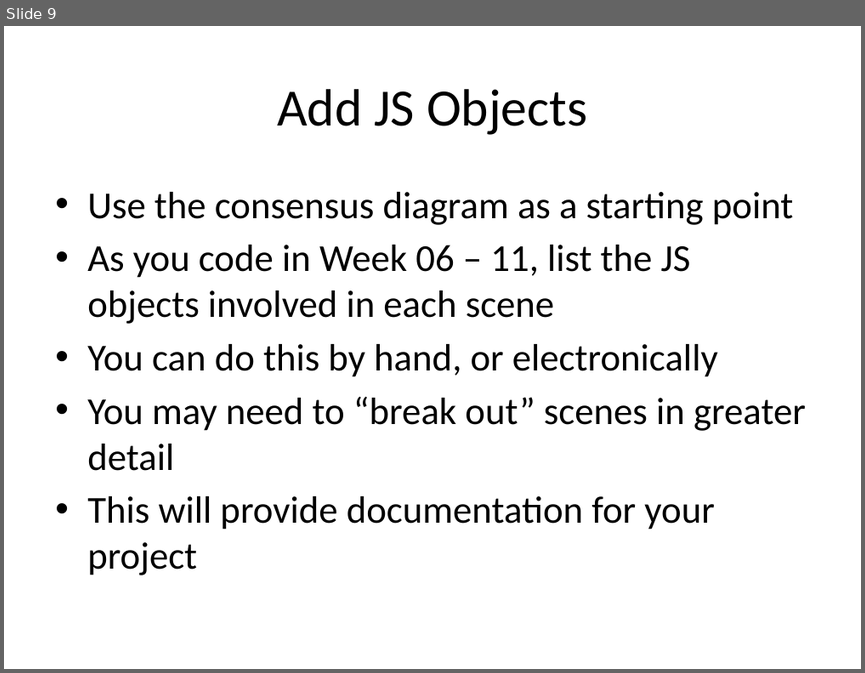
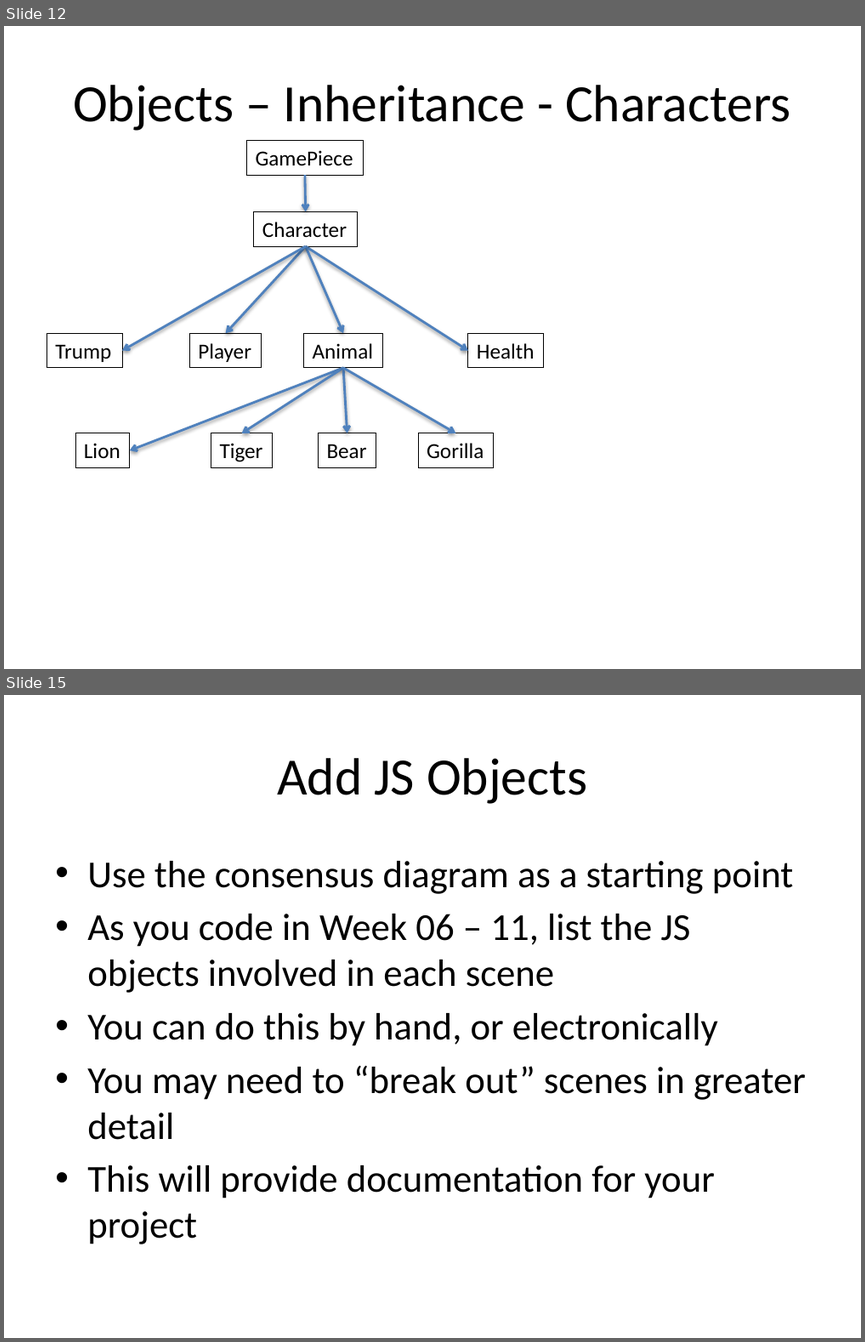
Before and after one commit to javisaurusrex/zookillsoccer, a slide deck: assets/game architecture/ZooKill Soccer Game Design Document.pptx. Shown one above the other, each under a label of ours: slide 9 before the commit, slides 12 and 15 after it; the slides between them are not shown. The pictures are 865x673 and 865x1342 pixels, drawn with LibreOffice and Linux fonts; fonts in the diff are those of the drawing. Boxes give left, top, right and bottom in pixels: in the first picture for what was removed or moved away, otherwise in the second. Text is boxed around its words. In the diff, an @@ line names an element or a change of style, - is before the commit and + after.

```diff
--- a/assets/game architecture/ZooKill Soccer Game Design Document.pptx
+++ b/assets/game architecture/ZooKill Soccer Game Design Document.pptx
@@ slide 12 added at [4, 26, 861, 669], background #FFFFFF @@
@@ title added at [73, 85, 791, 131], 44 pt, text #000000 @@
+Objects – Inheritance - Characters
@@ rectangle added at [246, 140, 363, 174], outline #000000 0.75 pt, 18 pt, text #000000 @@
+GamePiece
@@ arrow added from (305, 175) to (306, 212), #4F81BD 2 pt @@
@@ rectangle added at [254, 212, 357, 246], outline #000000 0.75 pt, 18 pt, text #000000 @@
+Character
@@ arrow added from (306, 246) to (122, 351), #4F81BD 2 pt @@
@@ arrow added from (306, 246) to (226, 333), #4F81BD 2 pt @@
@@ arrow added from (306, 246) to (468, 351), #4F81BD 2 pt @@
@@ arrow added from (306, 246) to (343, 333), #4F81BD 2 pt @@
@@ rectangle added at [46, 333, 122, 367], outline #000000 0.75 pt, 18 pt, text #000000 @@
+Trump
@@ rectangle added at [190, 333, 262, 367], outline #000000 0.75 pt, 18 pt, text #000000 @@
+Player
@@ rectangle added at [304, 333, 383, 367], outline #000000 0.75 pt, 18 pt, text #000000 @@
+Animal
@@ rectangle added at [468, 333, 544, 367], outline #000000 0.75 pt, 18 pt, text #000000 @@
+Health
@@ arrow added from (343, 368) to (130, 450), #4F81BD 2 pt @@
@@ arrow added from (343, 368) to (241, 433), #4F81BD 2 pt @@
@@ arrow added from (343, 368) to (347, 433), #4F81BD 2 pt @@
@@ arrow added from (343, 368) to (455, 433), #4F81BD 2 pt @@
@@ rectangle added at [75, 433, 129, 467], outline #000000 0.75 pt, 18 pt, text #000000 @@
+Lion
@@ rectangle added at [211, 433, 273, 467], outline #000000 0.75 pt, 18 pt, text #000000 @@
+Tiger
@@ rectangle added at [318, 433, 375, 467], outline #000000 0.75 pt, 18 pt, text #000000 @@
+Bear
@@ rectangle added at [418, 433, 494, 467], outline #000000 0.75 pt, 18 pt, text #000000 @@
+Gorilla
@@ what was slide 9 is now slide 15 @@
```
Also in this commit, not shown: 5 slides changed, 9 other slides added, 3 slides removed, 17 other files.
